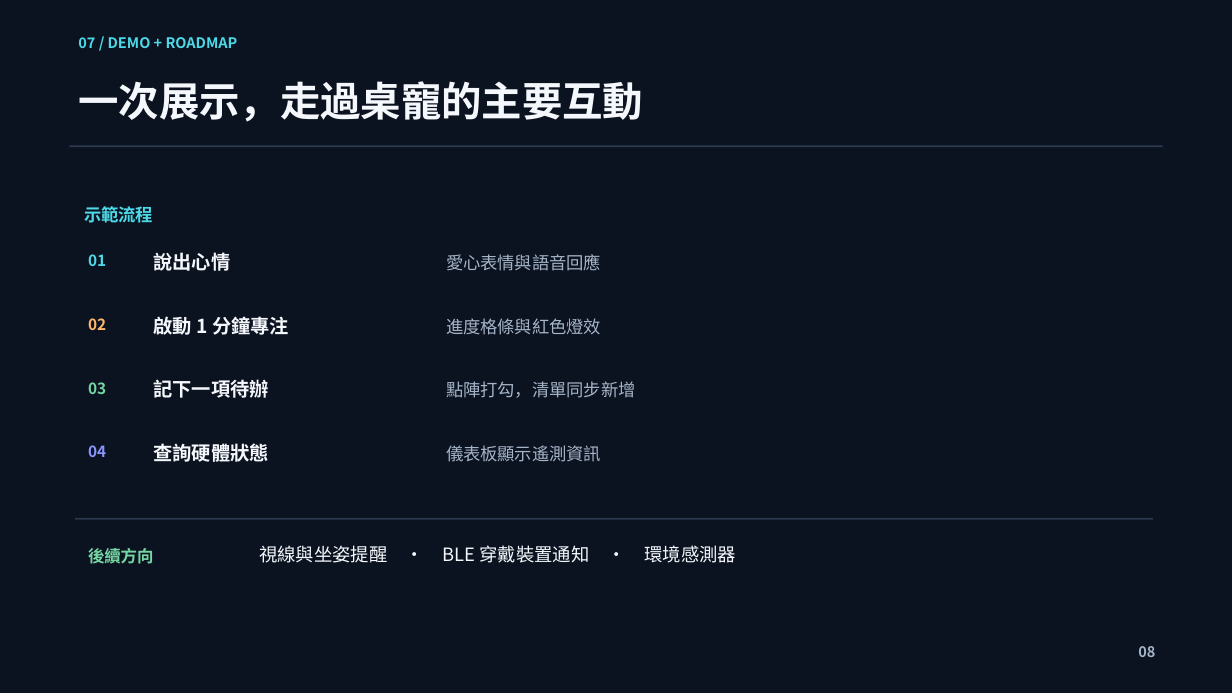
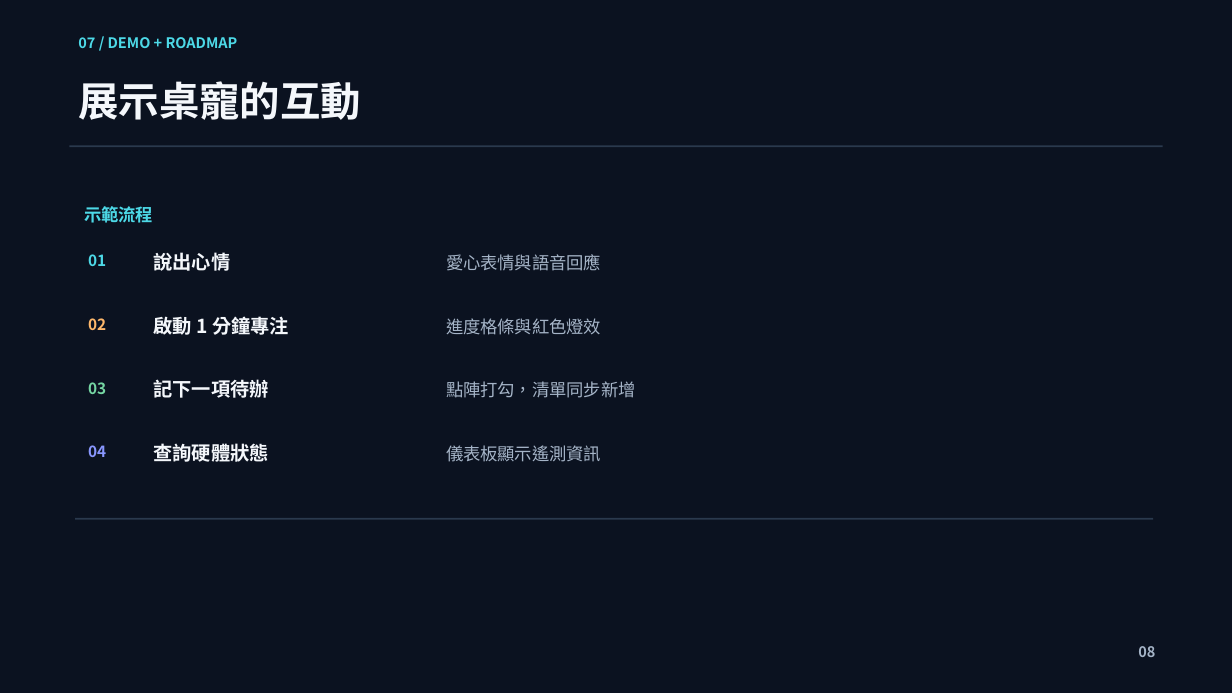
Before and after one commit to 411221305/115-1_AIOT_Q-WorkMate, a slide deck: slide 8 of Q-WorkMate_專題介紹.pptx. Drawn at 1232x693 pixels with LibreOffice and Linux fonts; fonts in the diff are those of the drawing. Boxes give left, top, right and bottom in pixels: in the first picture for what was removed or moved away, otherwise in the second. Text is boxed around its words. In the diff, an @@ line names an element or a change of style, - is before the commit and + after.

```diff
--- a/Q-WorkMate_專題介紹.pptx
+++ b/Q-WorkMate_專題介紹.pptx
@@ text at [78,81,360,120]: text changed @@
-一次展示，走過桌寵的主要互動
+展示桌寵的互動
@@ text removed at [88,548,153,564] @@
-後續方向
@@ text removed at [259,545,736,563] @@
-視線與坐姿提醒 · BLE 穿戴裝置通知 · 環境感測器
```
Also in this commit, not shown: 3 other slides changed.
